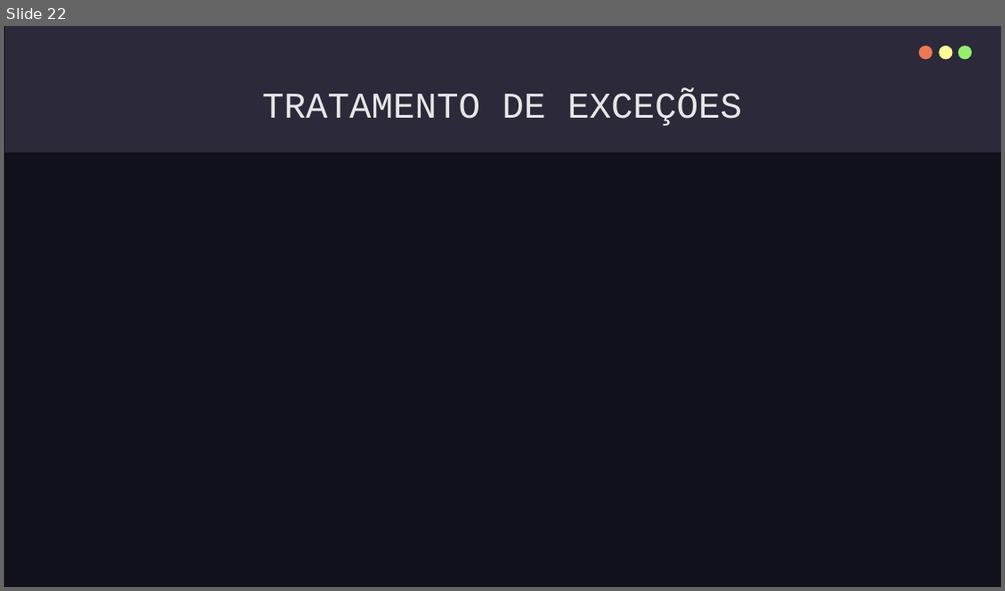
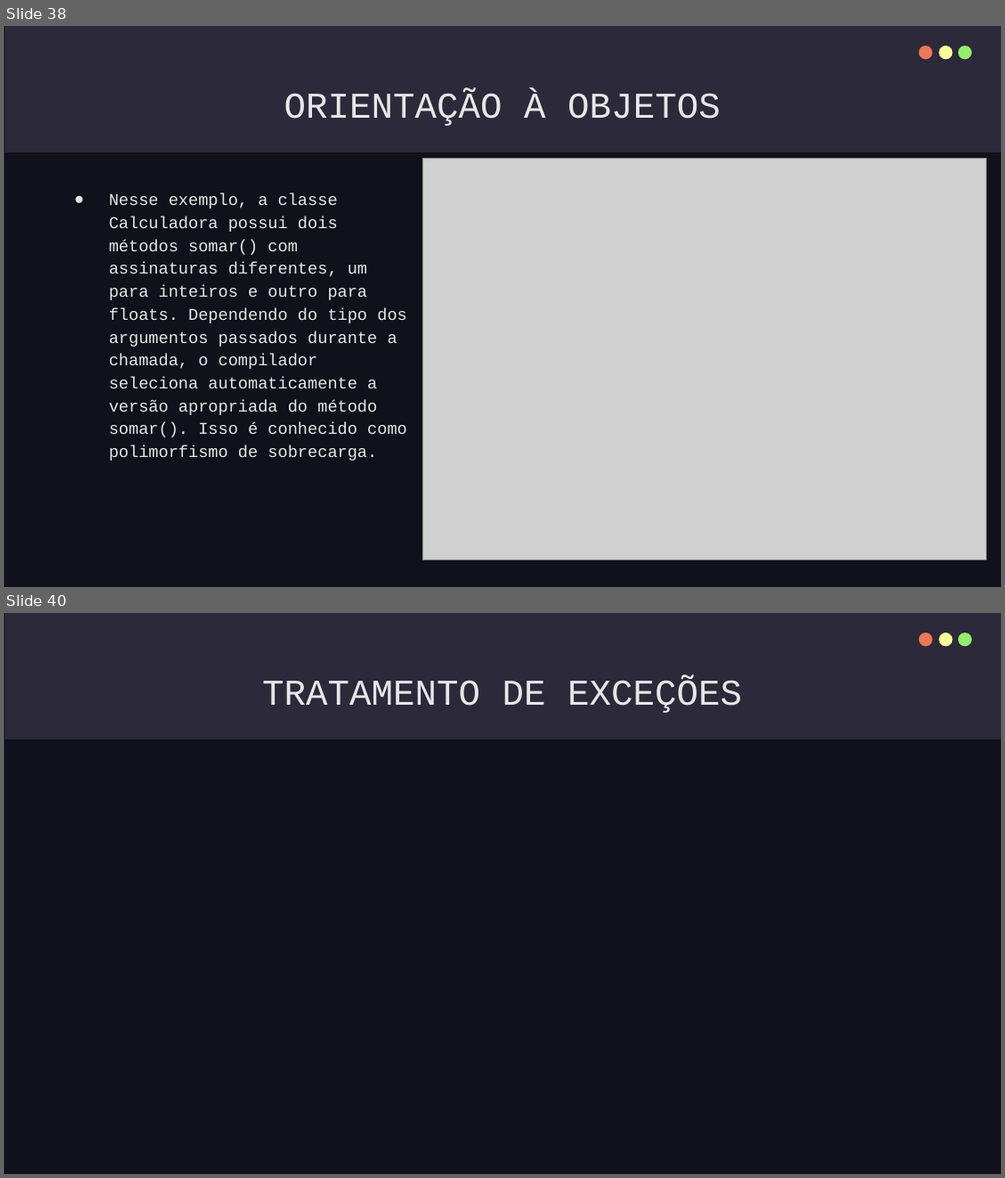
Before and after one commit to IgorTorquatto/Prolog, a slide deck: C++.pptx. Shown one above the other, each under a label of ours: slide 22 before the commit, slides 38 and 40 after it; the slides between them are not shown. The pictures are 1005x591 and 1005x1178 pixels, drawn with LibreOffice and Linux fonts; fonts in the diff are those of the drawing; grey boxes stand for pictures. Boxes give left, top, right and bottom in pixels: in the first picture for what was removed or moved away, otherwise in the second. Text is boxed around its words. In the diff, an @@ line names an element or a change of style, - is before the commit and + after.

```diff
--- a/C++.pptx
+++ b/C++.pptx
@@ slide 38 added at [4,26,1001,587], background #10111A; not listed: 4 template elements that a slide beside it also shows @@
@@ title added at [284,93,720,126], 35 pt, text #E7E7E7 @@
+ORIENTAÇÃO À OBJETOS
@@ picture added at [423,159,987,560] @@
@@ text added at [109,193,407,460], 16 pt, text #E7E7E7 @@
+● Nesse exemplo, a classe Calculadora possui dois métodos somar() com assinaturas diferentes, um para inteiros e outro para floats. Dependendo do tipo dos argumentos passados durante a chamada, o compilador seleciona automaticamente a versão apropriada do método somar(). Isso é conhecido como polimorfismo de sobrecarga.
@@ what was slide 22 is now slide 40 @@
```
Also in this commit, not shown: 1 slide changed, 18 other slides added, 1 slide removed.
